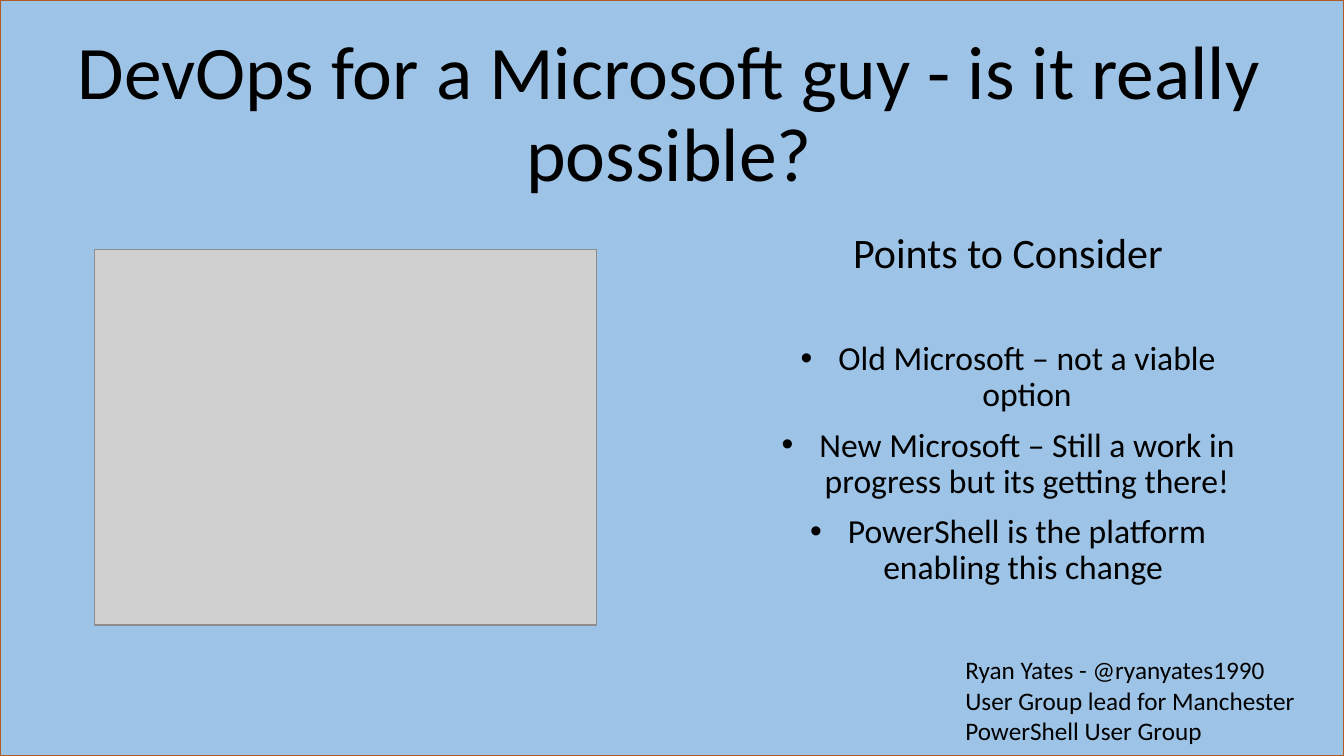
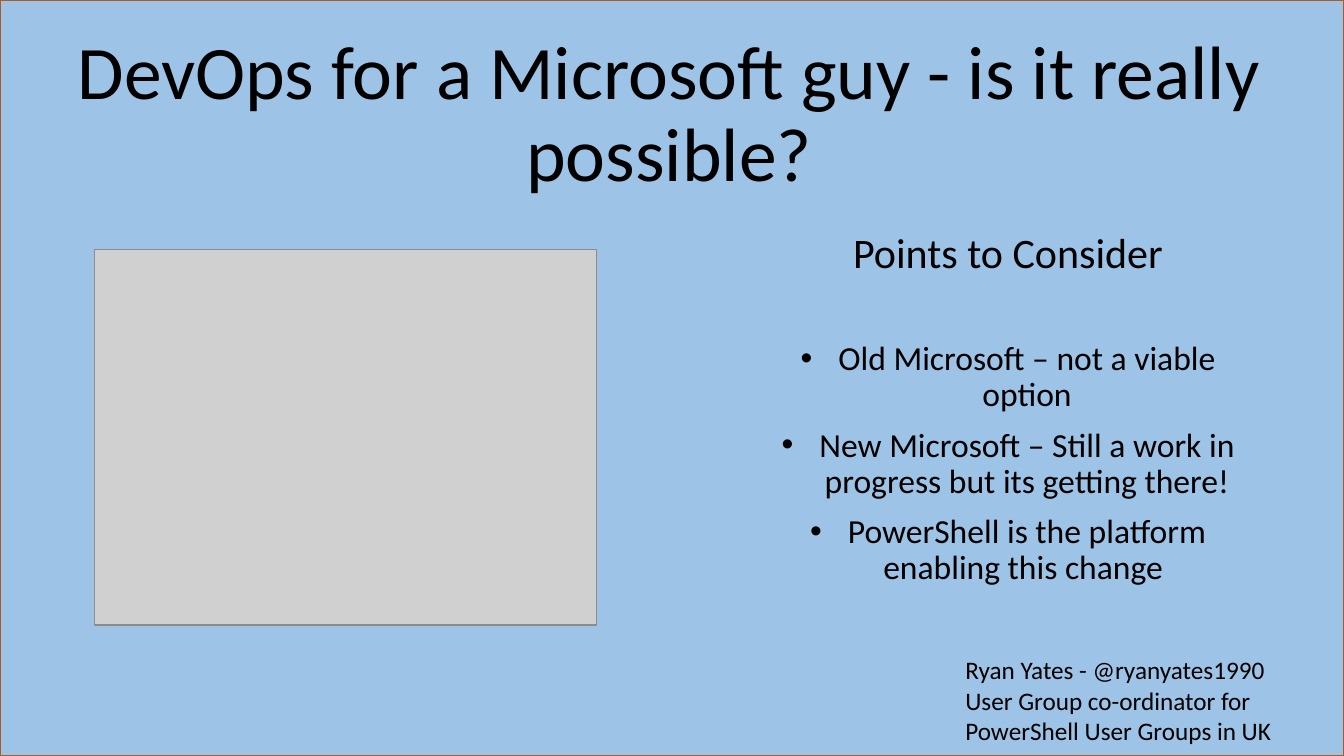
Before and after one commit to kilasuit/Presentations, a slide deck: slide 1 of DevOpsMCR/DevOps for a Microsoft guy - is it really possible.pptx. Drawn at 1344x756 pixels with LibreOffice and Linux fonts; fonts in the diff are those of the drawing; grey boxes stand for pictures. Boxes give left, top, right and bottom in pixels: in the first picture for what was removed or moved away, otherwise in the second. Text is boxed around its words. In the diff, an @@ line names an element or a change of style, - is before the commit and + after.

```diff
--- a/DevOpsMCR/DevOps for a Microsoft guy - is it really possible.pptx
+++ b/DevOpsMCR/DevOps for a Microsoft guy - is it really possible.pptx
@@ text at box(965, 692, 1271, 744): text changed @@
-User Group lead for Manchester PowerShell User Group
+User Group co-ordinator for PowerShell User Groups in UK
```
Also in this commit, not shown: 1 other slide changed, 4 slides added, 4 slides removed.
